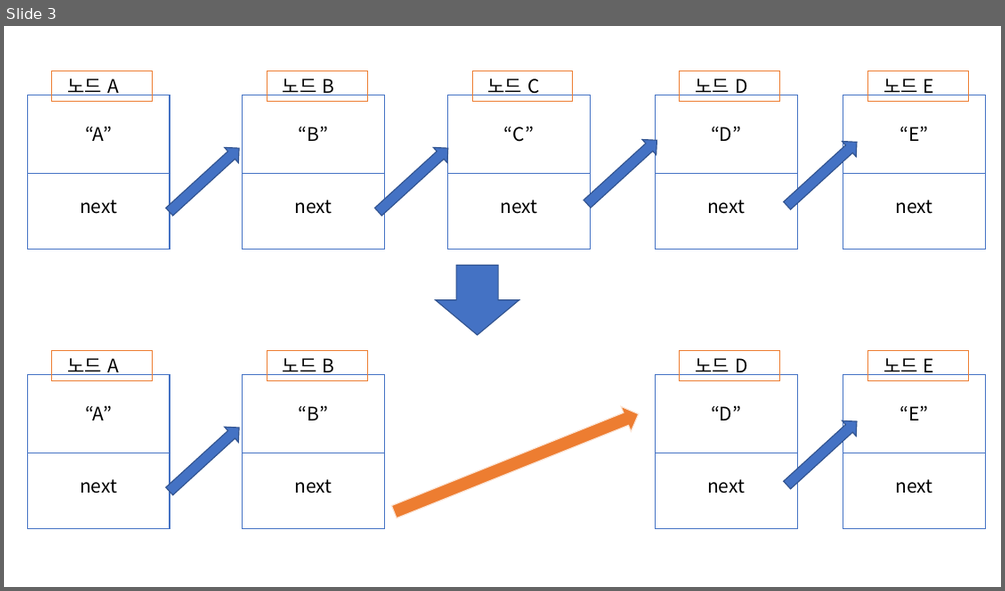
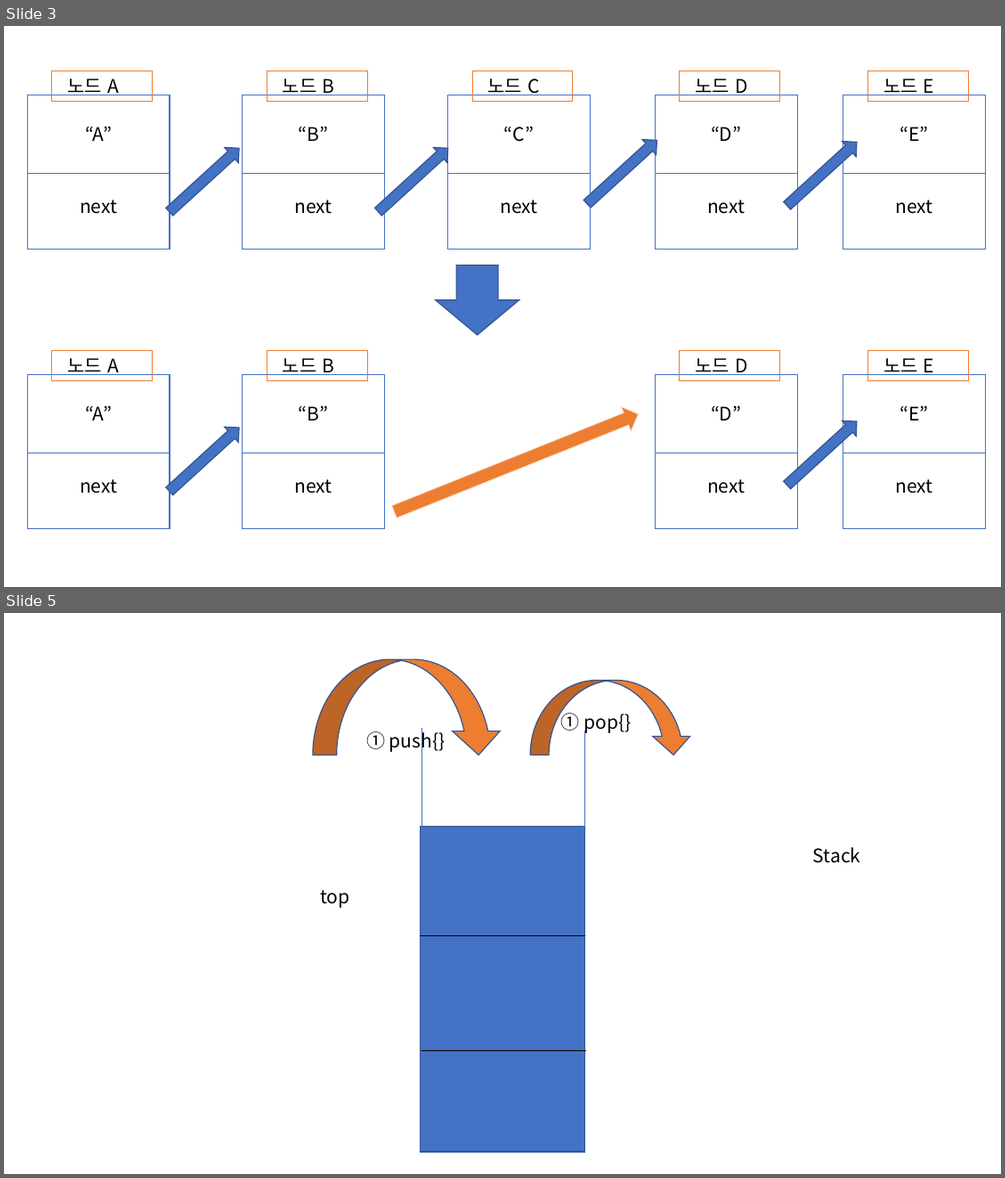
Before and after one commit to dkgulee/Algorithm_basic-python-, a slide deck: img/파워포인트 이미지.pptx. Shown one above the other, each under a label of ours: slide 3 before the commit, slides 3 and 5 after it; the slides between them are not shown. The pictures are 1005x591 and 1005x1178 pixels, drawn with LibreOffice and Linux fonts; fonts in the diff are those of the drawing. Boxes give left, top, right and bottom in pixels: in the first picture for what was removed or moved away, otherwise in the second. Text is boxed around its words. In the diff, an @@ line names an element or a change of style, - is before the commit and + after.

Commit message:
start Stack and Queue

```diff
--- a/img/파워포인트 이미지.pptx
+++ b/img/파워포인트 이미지.pptx
@@ slide 5 added at box(4, 613, 1001, 1174), background #FFFFFF @@
@@ curved down arrow added at box(313, 659, 502, 755), fill #ED7D31, outline #325491 1 pt @@
@@ curved down arrow added at box(531, 681, 693, 755), fill #ED7D31, outline #325491 1 pt @@
@@ text added at box(561, 711, 631, 734), 18 pt, text #000000 @@
+① pop{}
@@ text added at box(366, 729, 445, 752), 18 pt, text #000000 @@
+① push{}
@@ line added from (421, 826) to (421, 728), #4472C4 0.5 pt @@
@@ line added from (585, 826) to (585, 730), #4472C4 0.5 pt @@
@@ rectangle added at box(420, 826, 584, 1151), fill #4472C4, outline #325491 1 pt @@
@@ text added at box(813, 847, 860, 863), 18 pt, text #000000 @@
+Stack
@@ text added at box(320, 890, 349, 908), 18 pt, text #000000 @@
+top
@@ line added from (420, 935) to (585, 935), #000000 0.5 pt @@
@@ line added from (421, 1051) to (587, 1051), #000000 0.5 pt @@
```
Also in this commit, not shown: 7 other slides added, 5 other files.
